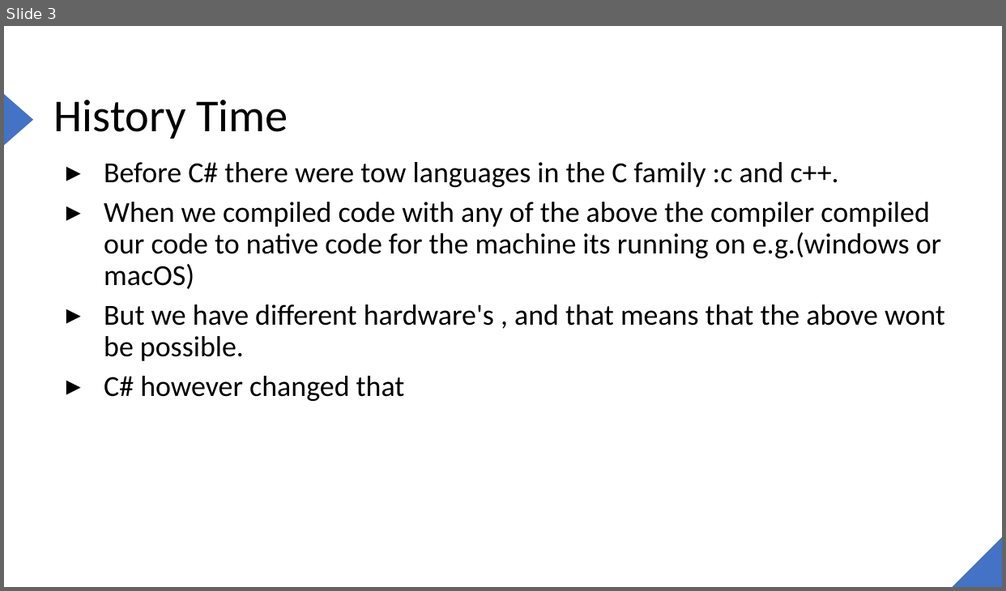
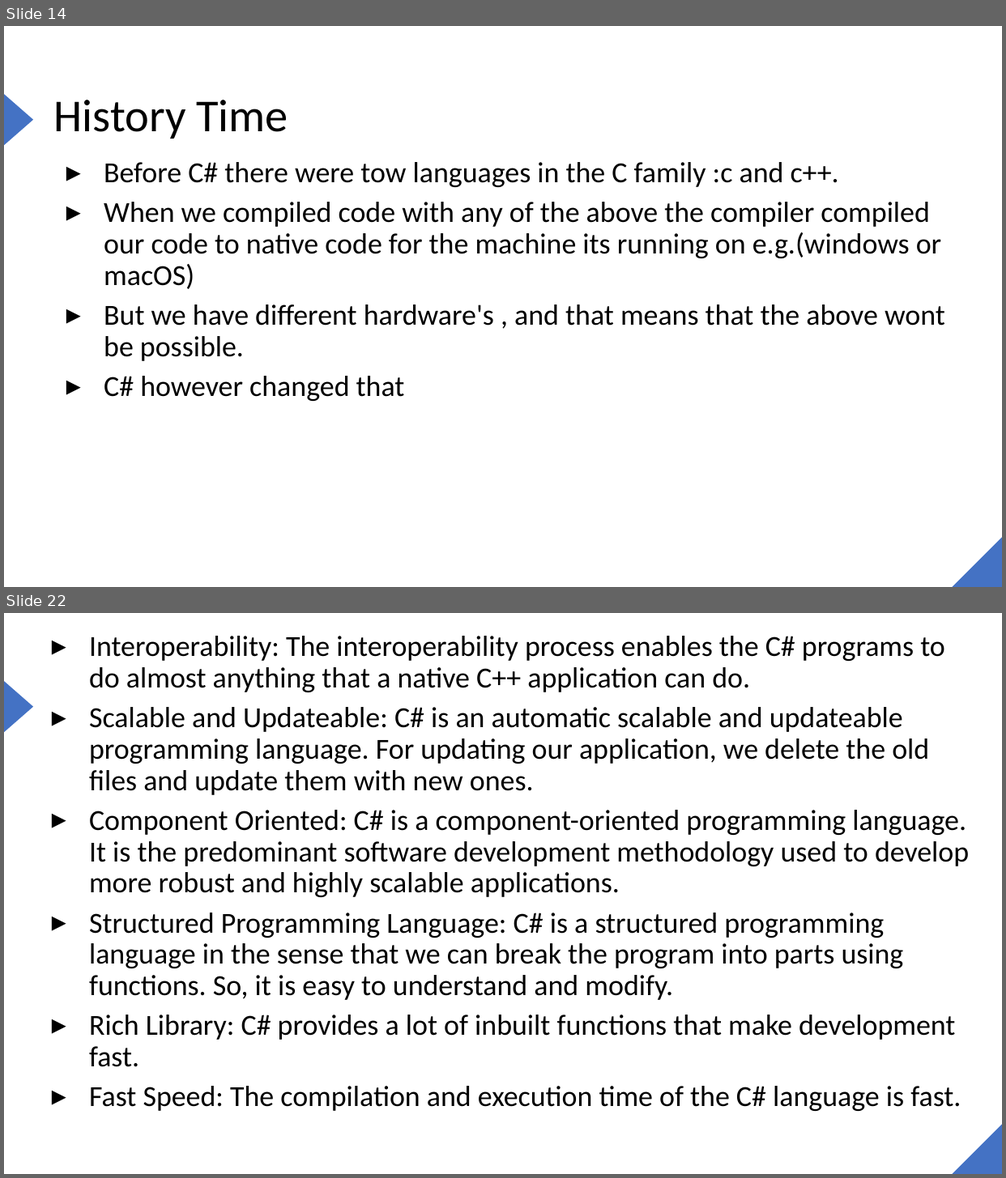
Before and after one commit to joe6276/The-sharp-Repo, a slide deck: Slides/C#/1. Introduction to the .NET FRAMEWORK/1. Intoduction to .NET.pptx. Shown one above the other, each under a label of ours: slide 3 before the commit, slides 14 and 22 after it; the slides between them are not shown. The pictures are 1006x591 and 1006x1178 pixels, drawn with LibreOffice and Linux fonts; fonts in the diff are those of the drawing. Boxes give left, top, right and bottom in pixels: in the first picture for what was removed or moved away, otherwise in the second. Text is boxed around its words. In the diff, an @@ line names an element or a change of style, - is before the commit and + after.

```diff
--- a/Slides/C#/1. Introduction to the .NET FRAMEWORK/1. Intoduction to .NET.pptx
+++ b/Slides/C#/1. Introduction to the .NET FRAMEWORK/1. Intoduction to .NET.pptx
@@ slide 22 added at (4, 613, 1002, 1174), background #FFFFFF; not listed: 2 template elements that a slide beside it also shows @@
@@ text added at (89, 636, 969, 1111), 28 pt, text #000000 @@
+▸ Interoperability: The interoperability process enables the C# programs to do almost anything that a native C++ application can do.
+▸ Scalable and Updateable: C# is an automatic scalable and updateable programming language. For updating our application, we delete the old files and update them with new ones.
+▸ Component Oriented: C# is a component-oriented programming language. It is the predominant software development methodology used to develop more robust and highly scalable applications.
+▸ Structured Programming Language: C# is a structured programming language in the sense that we can break the program into parts using functions. So, it is easy to understand and modify.
+▸ Rich Library: C# provides a lot of inbuilt functions that make development fast.
+▸ Fast Speed: The compilation and execution time of the C# language is fast.
@@ what was slide 3 is now slide 14 @@
```
Also in this commit, not shown: 2 slides changed, 7 other slides added, 3 slides removed, 18 other files.
